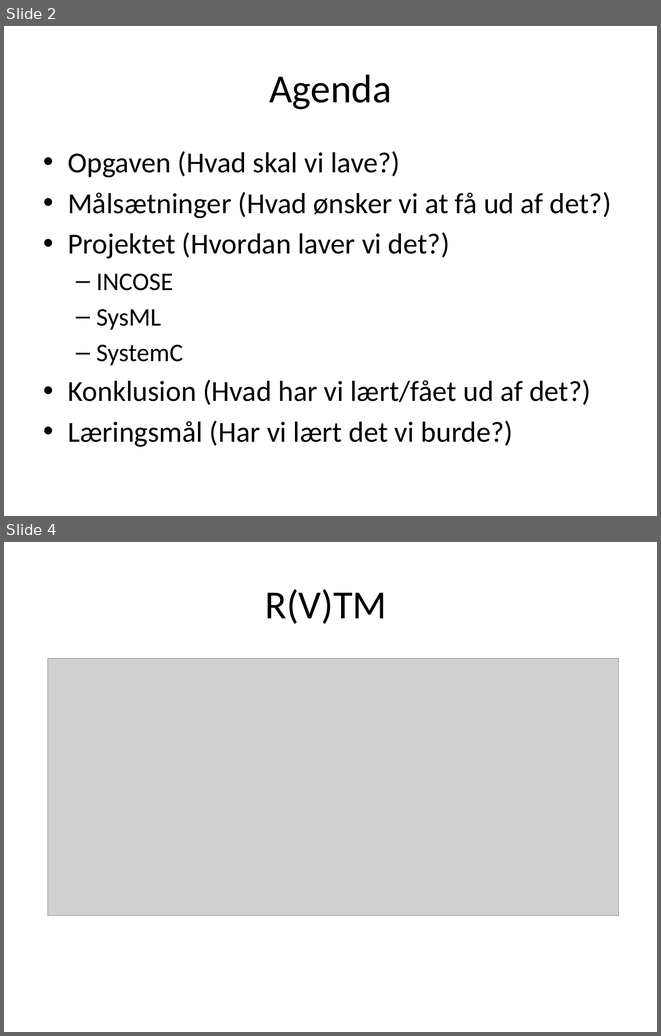
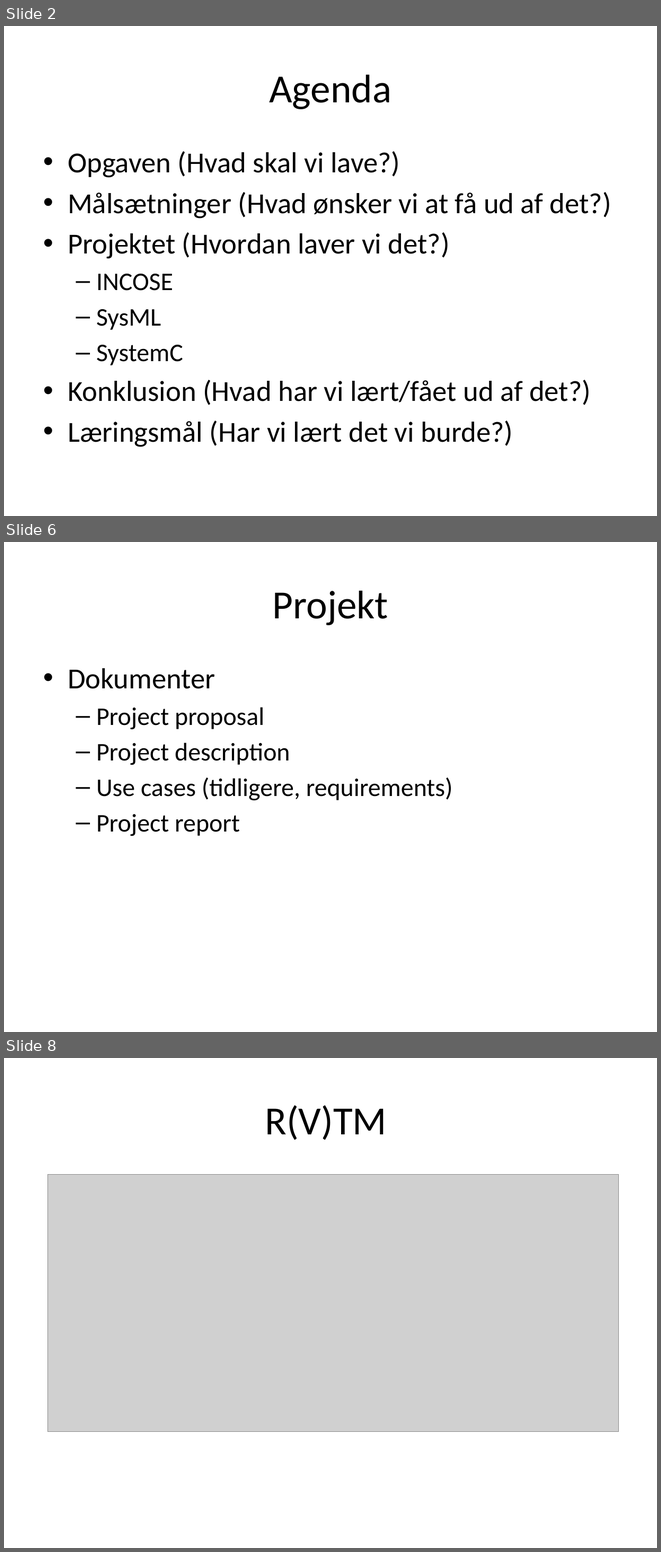
Before and after one commit to ahpoder/masterofit2009, a slide deck: syseng_hwco/proj/Artifact/Presentations/Presentation_exam.pptx. Shown one above the other, each under a label of ours: slides 2 and 4 before the commit, slides 2, 6 and 8 after it; the slides between them are not shown. The pictures are 661x1036 and 661x1552 pixels, drawn with LibreOffice and Linux fonts; fonts in the diff are those of the drawing; grey boxes stand for pictures. Boxes give left, top, right and bottom in pixels: in the first picture for what was removed or moved away, otherwise in the second. Text is boxed around its words. In the diff, an @@ line names an element or a change of style, - is before the commit and + after.

```diff
--- a/syseng_hwco/proj/Artifact/Presentations/Presentation_exam.pptx
+++ b/syseng_hwco/proj/Artifact/Presentations/Presentation_exam.pptx
@@ slide 6 added at (x1=4, y1=542, x2=657, y2=1032), background #FFFFFF @@
@@ title added at (x1=273, y1=590, x2=388, y2=625), 44 pt, text #000000 @@
+Projekt
@@ text added at (x1=68, y1=668, x2=453, y2=836), 28 pt, text #000000 @@
+• Dokumenter
+  – Project proposal
+  – Project description
+  – Use cases (tidligere, requirements)
+  – Project report
@@ what was slide 4 is now slide 8 @@
```
Also in this commit, not shown: 1 slide changed, 3 other slides added.
